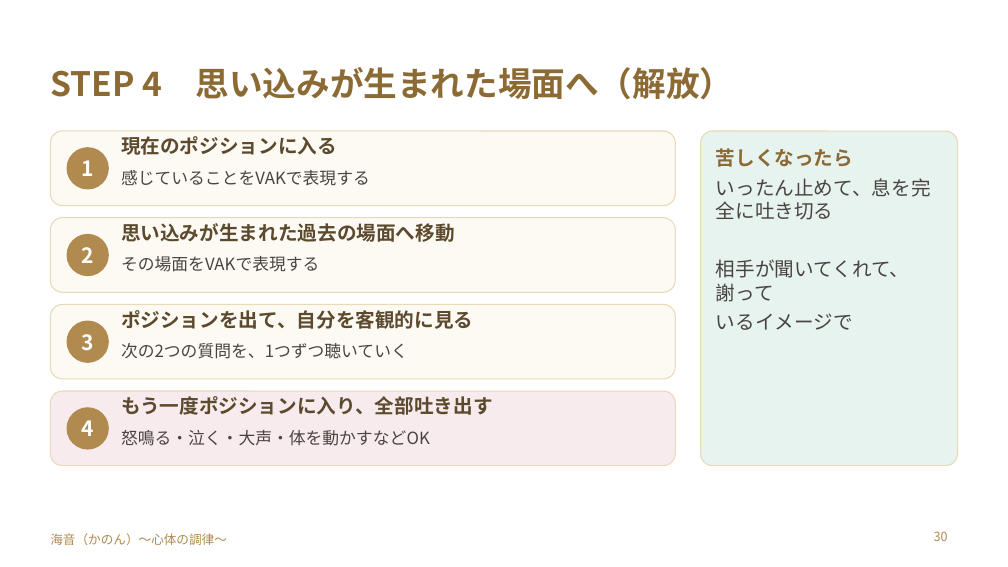
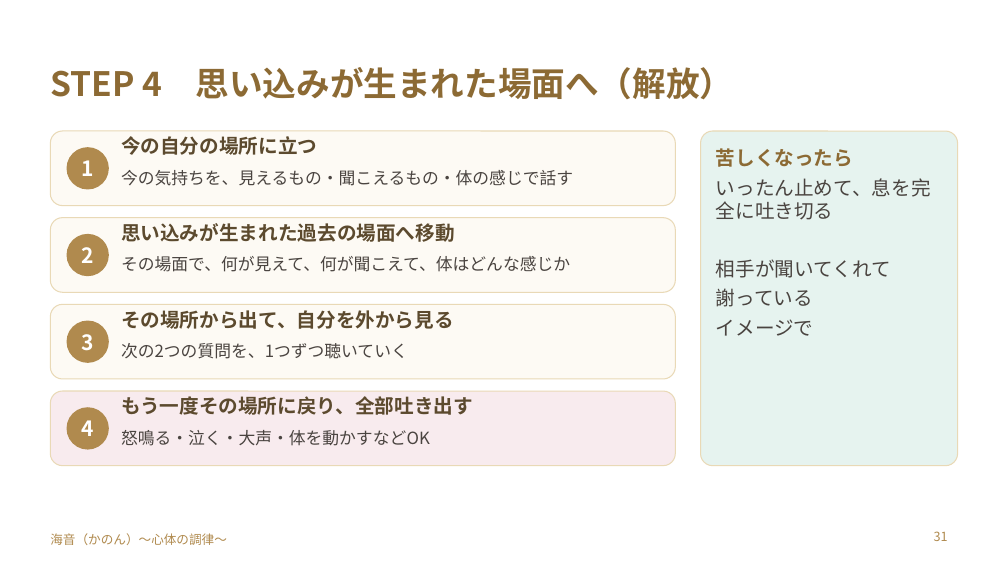
Before and after one commit to y-takahashi-cmd/MyBrain, a slide deck: slide 31 of 20_Projects/海音_心体の調律/単発/仁部あきえさん/20261028_仁部あきえさん_お金のブロック単発セッション.pptx (slide 30 before the commit). Drawn at 1008x567 pixels with LibreOffice and Linux fonts; fonts in the diff are those of the drawing. Boxes give left, top, right and bottom in pixels: in the first picture for what was removed or moved away, otherwise in the second. Text is boxed around its words. In the diff, an @@ line names an element or a change of style, - is before the commit and + after.

```diff
--- a/20_Projects/海音_心体の調律/単発/仁部あきえさん/20261028_仁部あきえさん_お金のブロック単発セッション.pptx
+++ b/20_Projects/海音_心体の調律/単発/仁部あきえさん/20261028_仁部あきえさん_お金のブロック単発セッション.pptx
@@ text at bbox=[121, 136, 317, 155]: text changed @@
-現在のポジションに入る
+今の自分の場所に立つ
@@ text at bbox=[121, 170, 573, 186]: text changed @@
-感じていることをVAKで表現する
+今の気持ちを、見えるもの・聞こえるもの・体の感じで話す
@@ text at bbox=[121, 256, 570, 272]: text changed @@
-その場面をVAKで表現する
+その場面で、何が見えて、何が聞こえて、体はどんな感じか
@@ text at bbox=[716, 259, 891, 336]: text changed @@
-相手が聞いてくれて、謝って
-いるイメージで
+相手が聞いてくれて
+謝っている
+イメージで
@@ text at bbox=[121, 310, 454, 329]: text changed @@
-ポジションを出て、自分を客観的に見る
+その場所から出て、自分を外から見る
@@ text at bbox=[121, 396, 473, 415]: text changed @@
-もう一度ポジションに入り、全部吐き出す
+もう一度その場所に戻り、全部吐き出す
@@ page number at bbox=[934, 531, 948, 541]: text changed @@
-30
+31
```
Also in this commit, not shown: 25 other slides changed, 1 slide added.
